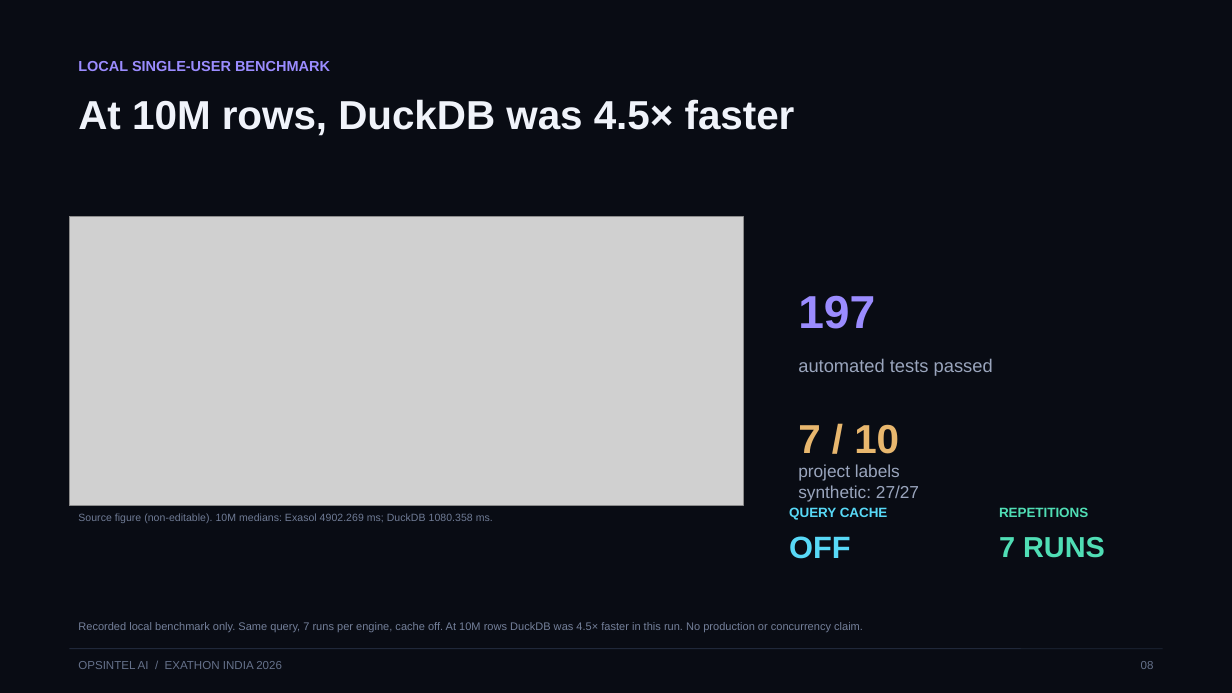
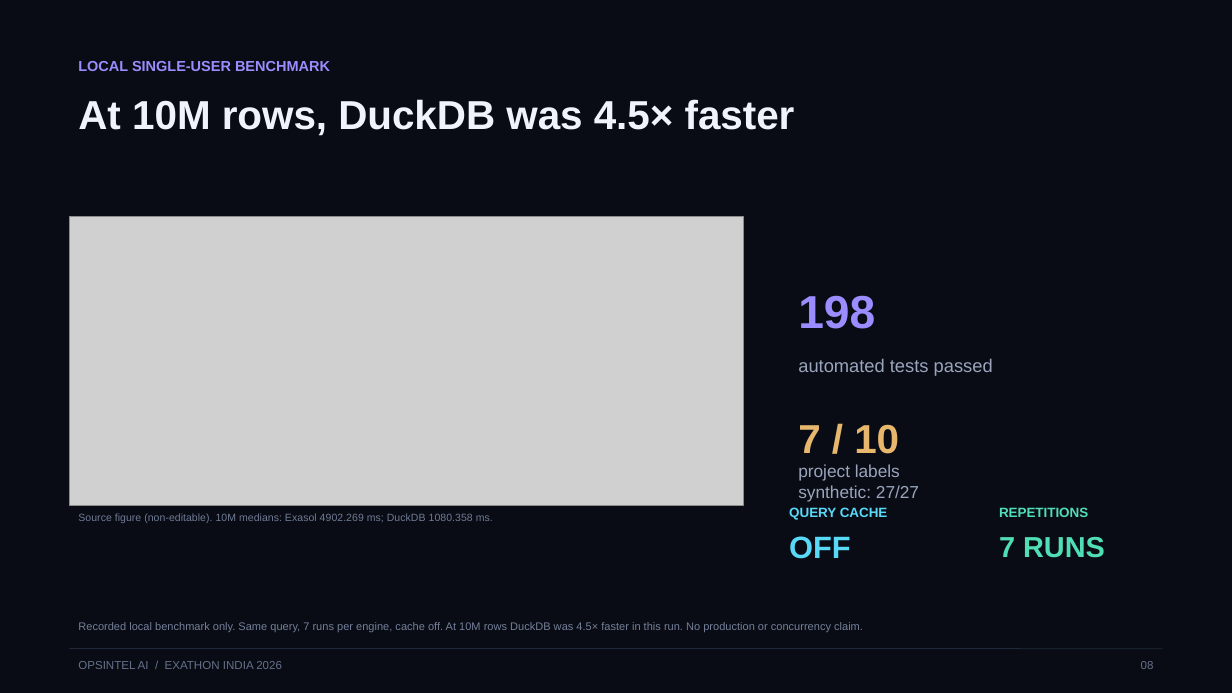
Before and after one commit to Anafa-thabassum/opsintel-ai, a slide deck: slide 8 of submission/opsintel-ai-pitch-deck.pptx. Drawn at 1232x693 pixels with LibreOffice and Linux fonts; fonts in the diff are those of the drawing; grey boxes stand for pictures. Boxes give left, top, right and bottom in pixels: in the first picture for what was removed or moved away, otherwise in the second. Text is boxed around its words. In the diff, an @@ line names an element or a change of style, - is before the commit and + after.

```diff
--- a/submission/opsintel-ai-pitch-deck.pptx
+++ b/submission/opsintel-ai-pitch-deck.pptx
@@ text at (798, 295, 875, 329): text changed @@
-197
+198
```
Also in this commit, not shown: 1 other slide changed, 7 other files.
